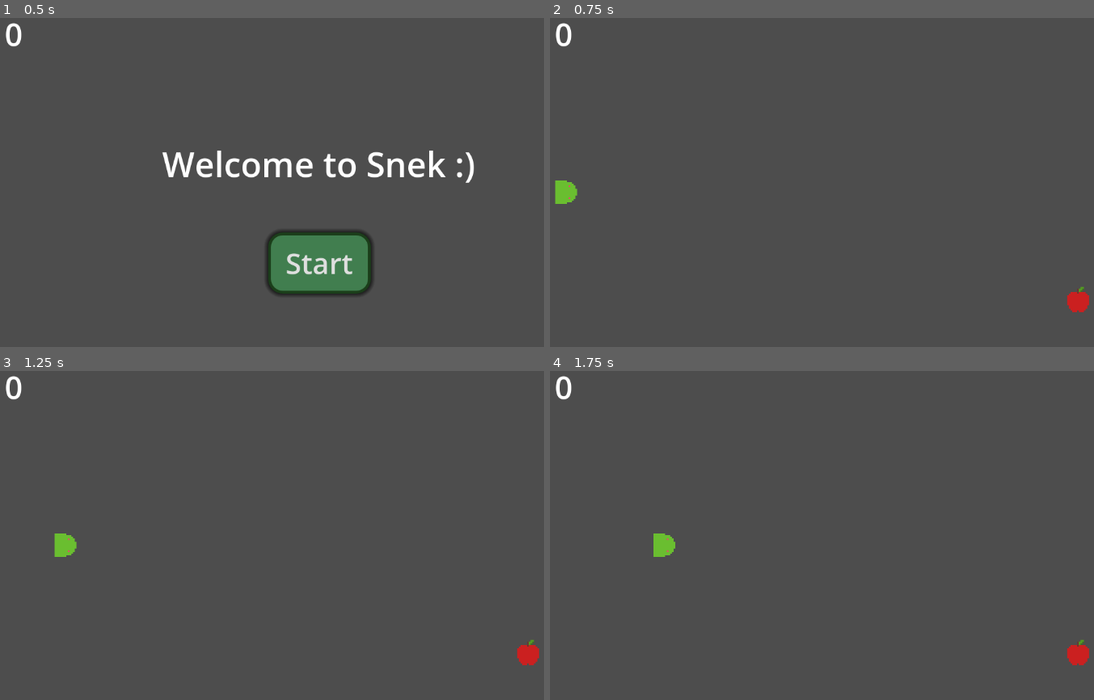
Above: before the commit, frames 1-4 (two rows, left to right).
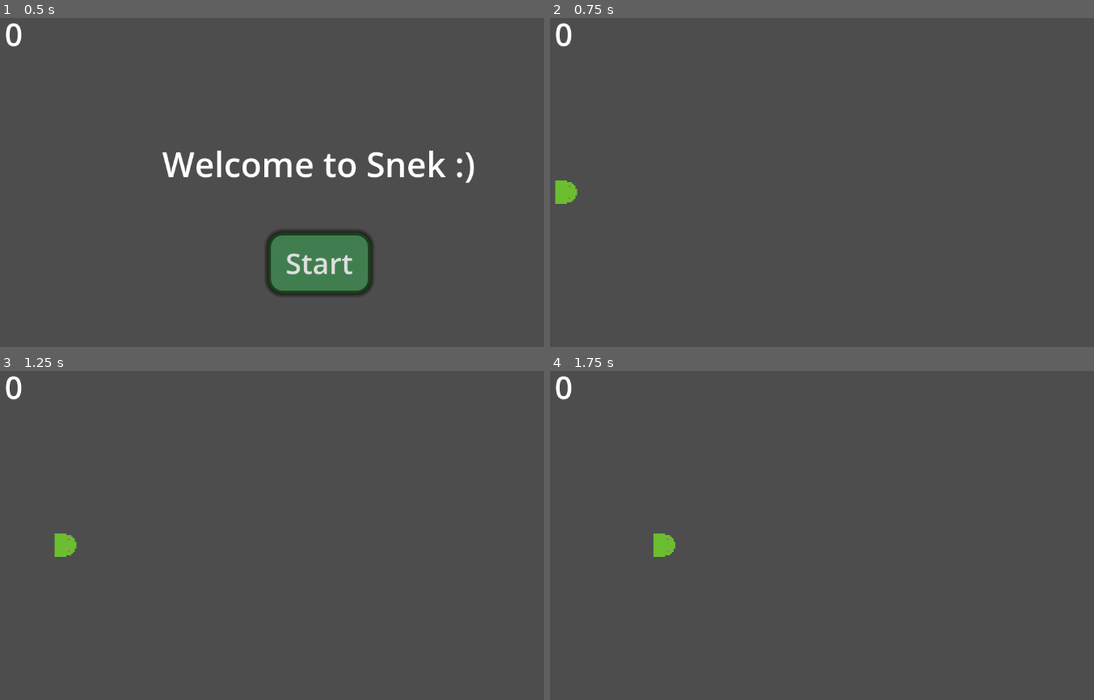
Above: after the commit, the same moments.

Repository: hollisma/snek-godot
Game: Godot game, scene res://scenes/main.tscn
The game is run twice, just before and just after one commit, with the same random seed, the same clock (stepped at 60 frames per second) and the same inputs.
Inputs:
- Up to frame 1 (0.5 s): no input
- Up to frame 2 (0.75 s): click "Start" at 0.5 s
- Up to frame 3 (1.25 s): no input
- Up to frame 4 (1.75 s): hold D (move_right) from 1.28 s (still down); tap 1 (dev 1) at 1.35 s

Frame 1 is identical in both runs. In frame 2, 0.2% of the frame differs, in the area x 95-100%, y 81-90%; in frame 3, 0.2%; in frame 4, 0.2%.
Error after the commit: Parse Error: Preload file "res://scenes/appl_green.tscn" does not exist. (res://scripts/food_manager.gd:4)

Commit message:
added green appls worth 3 points and occasionally replace red appls

Diff:
--- a/scenes/appl.tscn
+++ b/scenes/appl.tscn
@@ -1,5 +1,6 @@
-[gd_scene load_steps=5 format=3 uid="uid://5teg6dpqhoku"]
+[gd_scene load_steps=6 format=3 uid="uid://5teg6dpqhoku"]
 
+[ext_resource type="Script" uid="uid://cw4p1m4cd3ou7" path="res://scripts/appl.gd" id="1_4wwmy"]
 [ext_resource type="Texture2D" uid="uid://bt8wr71ejhk8w" path="res://art/appl - shaded.png" id="1_gsb41"]
 [ext_resource type="Script" uid="uid://d3x5y4gk1ixqq" path="res://scripts/themed_sprite.gd" id="2_bsuqj"]
 [ext_resource type="Texture2D" uid="uid://ckhf6aj74so24" path="res://art/appl.png" id="3_s0o8a"]
@@ -8,6 +9,7 @@
 size = Vector2(13, 14)
 
 [node name="Appl" type="Area2D" groups=["appls"]]
+script = ExtResource("1_4wwmy")
 
 [node name="Sprite2D" type="Sprite2D" parent="."]
 scale = Vector2(3, 3)
--- a/scenes/scissors_power.tscn
+++ b/scenes/scissors_power.tscn
@@ -8,8 +8,6 @@
 
 [node name="ScissorsPower" instance=ExtResource("1_67nxh")]
 script = ExtResource("2_4ur4j")
-size_decrease_min = 1
-size_decrease_max = 3
 
 [node name="Sprite2D" parent="." index="0"]
 script = ExtResource("2_a8clc")
--- a/scripts/food_manager.gd
+++ b/scripts/food_manager.gd
@@ -1,6 +1,7 @@
 extends Node2D
 
 var appl_scene: PackedScene = preload("res://scenes/appl.tscn")
+var appl_green_scene: PackedScene = preload("res://scenes/appl_green.tscn")
 var snek_head: Node
 @onready var screen_size = get_viewport().size
 
@@ -16,6 +17,7 @@
 		if snek_head.position.distance_to(pos) > margin * 2:
 			break
 
-	var appl = appl_scene.instantiate()
+	var is_appl_green = randi() % 3 == 2 # % 15
+	var appl = appl_scene.instantiate() if not is_appl_green else appl_green_scene.instantiate()
 	appl.position = pos
 	call_deferred("add_child", appl)
--- a/scripts/main.gd
+++ b/scripts/main.gd
@@ -35,10 +35,11 @@
 	food_manager.spawn_appl()
 	powerup_manager.start_spawning()
 
-func _on_appl_eaten():
+func _on_appl_eaten(appl):
 	food_manager.spawn_appl()
-	score += 1
+	score += appl.points
 	hud.update_score(score)
+	appl.queue_free()
 
 func _on_snek_death():
 	snek.stop()
--- a/scripts/scissors_power.gd
+++ b/scripts/scissors_power.gd
@@ -1,9 +1,16 @@
 extends Powerup
 
-@export var size_decrease_min: int = 1
-@export var size_decrease_max: int = 3
-const FREQUENCY: int = 2
+const FREQUENCY: int = 2 # 2
 
 func apply_effect_to_snek(snek):
-	var size_decrease_value = randi_range(size_decrease_min, size_decrease_max)
+	var size_decrease_value = _get_size_decrease_value()
 	snek.trim_body(size_decrease_value)
+
+func _get_size_decrease_value() -> int:
+	var rand = randi() % 100
+	if rand < 60:
+		return 1
+	if rand < 85:
+		return 2
+	else:
+		return 3
--- a/scripts/slow_down_power.gd
+++ b/scripts/slow_down_power.gd
@@ -1,7 +1,7 @@
 extends Powerup
 
 @export var speed_decrease: float = -30.0
-const FREQUENCY: int = 5
+const FREQUENCY: int = 4
 
 func apply_effect_to_snek(snek):
 	snek.change_speed(speed_decrease)
--- a/scripts/snek.gd
+++ b/scripts/snek.gd
@@ -113,6 +113,5 @@
 
 func _on_head_area_entered(area):
 	if area.is_in_group("appls"):
-		area.queue_free()
 		grow()
-		appl_eaten.emit()
+		emit_signal("appl_eaten", area)
--- a/scripts/speed_up_power.gd
+++ b/scripts/speed_up_power.gd
@@ -1,7 +1,7 @@
 extends Powerup
 
 @export var speed_increase: float = 30.0
-const FREQUENCY: int = 5
+const FREQUENCY: int = 4
 
 func apply_effect_to_snek(snek):
 	snek.change_speed(speed_increase)
Binary file changed: art/appl.aseprite
Binary file changed: art/appl.png
